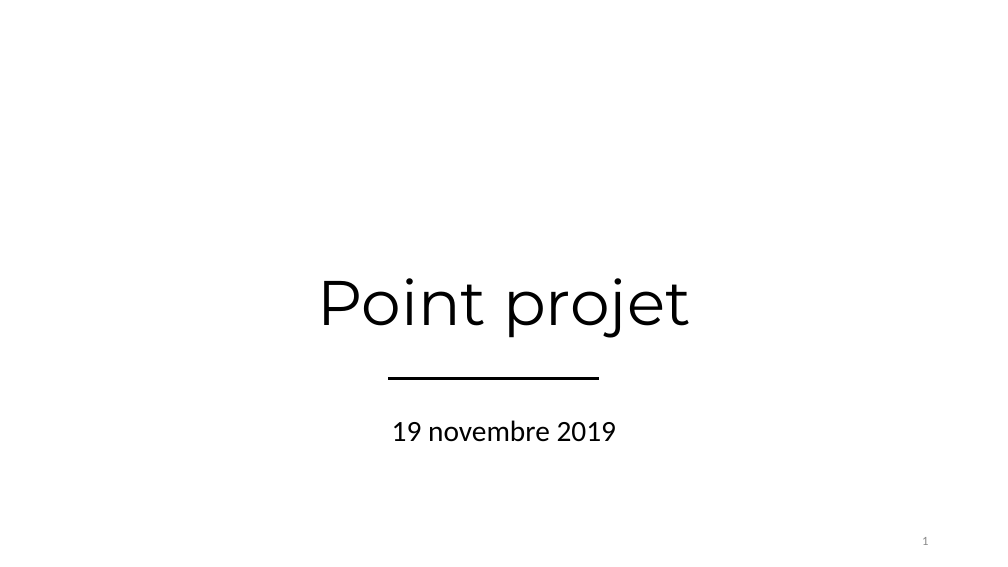
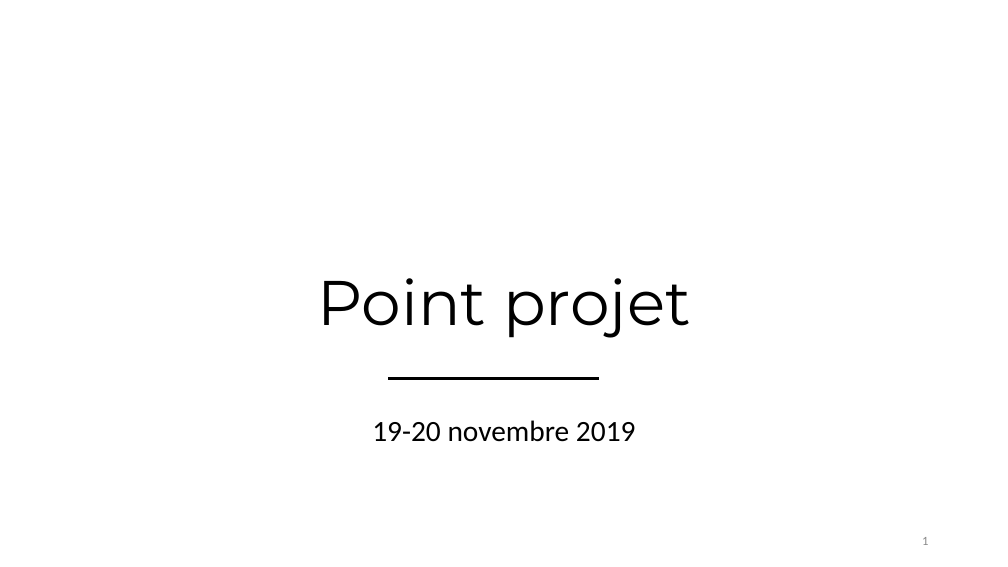
Before and after one commit to EOSCogniton/Ressources2020, a slide deck: slide 1 of DR_Direction/MG_Management/10_Point_Projet/2019_2020/2019 11 19.pptx. Drawn at 1008x567 pixels with LibreOffice and Linux fonts; fonts in the diff are those of the drawing; background and template pictures are left out. Boxes give left, top, right and bottom in pixels: in the first picture for what was removed or moved away, otherwise in the second. Text is boxed around its words. In the diff, an @@ line names an element or a change of style, - is before the commit and + after.

Commit message:
Point projet

```diff
--- a/DR_Direction/MG_Management/10_Point_Projet/2019_2020/2019 11 19.pptx
+++ b/DR_Direction/MG_Management/10_Point_Projet/2019_2020/2019 11 19.pptx
@@ text at <box>372,420,636,442</box>: text changed @@
-19 novembre 2019
+19-20 novembre 2019
```
Also in this commit, not shown: 7 other slides changed.
